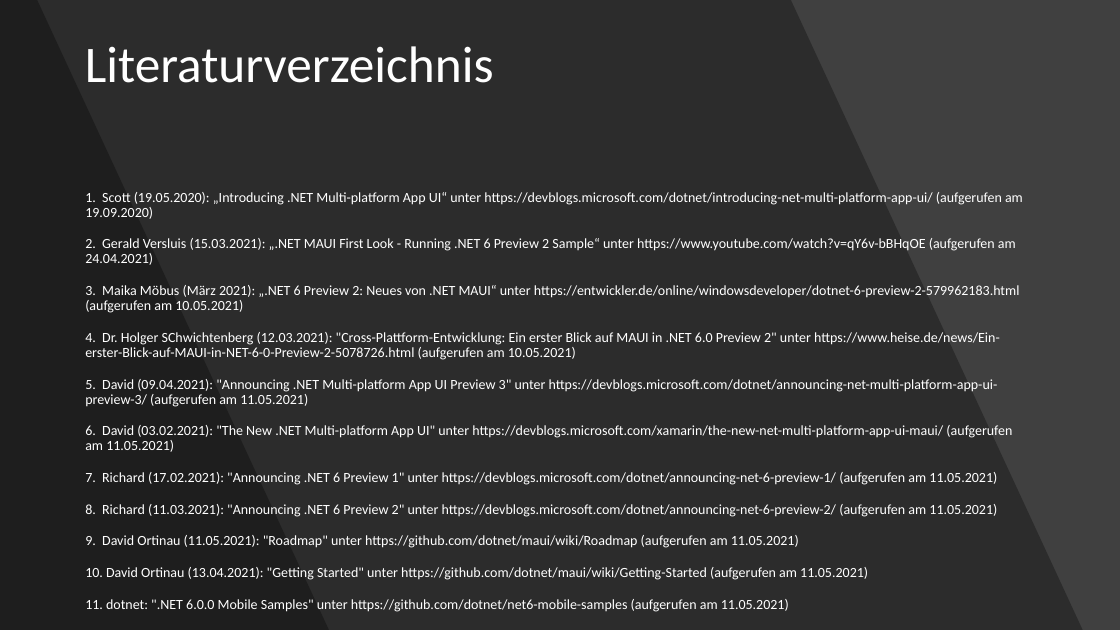
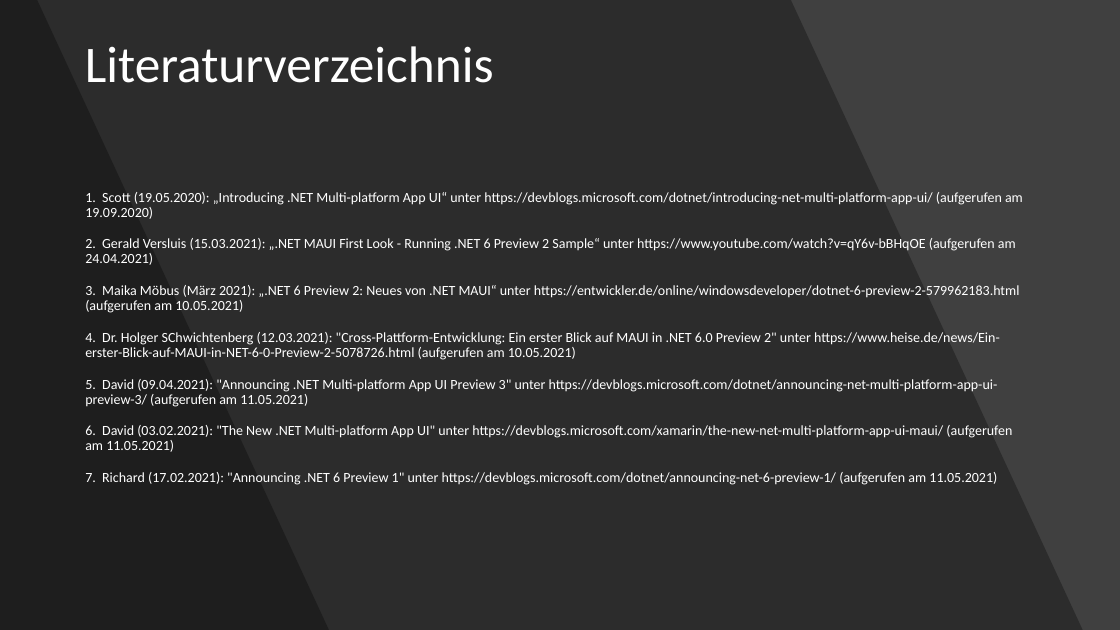
Before and after one commit to Wodde1010/MAUI_EPortfolio, a slide deck: slide 11 of maui.odp. Drawn at 1120x630 pixels with LibreOffice and Linux fonts; fonts in the diff are those of the drawing. Boxes give left, top, right and bottom in pixels: in the first picture for what was removed or moved away, otherwise in the second. Text is boxed around its words. In the diff, an @@ line names an element or a change of style, - is before the commit and + after.

```diff
--- a/maui.odp
+++ b/maui.odp
@@ text at (x1=85, y1=504, x2=997, y2=612): paragraphs removed @@
-8. Richard (11.03.2021): "Announcing .NET 6 Preview 2" unter https://devblogs.microsoft.com/dotnet/announcing-net-6-preview-2/ (aufgerufen am 11.05.2021)
-9. David Ortinau (11.05.2021): "Roadmap" unter https://github.com/dotnet/maui/wiki/Roadmap (aufgerufen am 11.05.2021)
-10. David Ortinau (13.04.2021): "Getting Started" unter https://github.com/dotnet/maui/wiki/Getting-Started (aufgerufen am 11.05.2021)
-11. dotnet: ".NET 6.0.0 Mobile Samples" unter https://github.com/dotnet/net6-mobile-samples (aufgerufen am 11.05.2021)
```
Also in this commit, not shown: 3 other slides changed.
